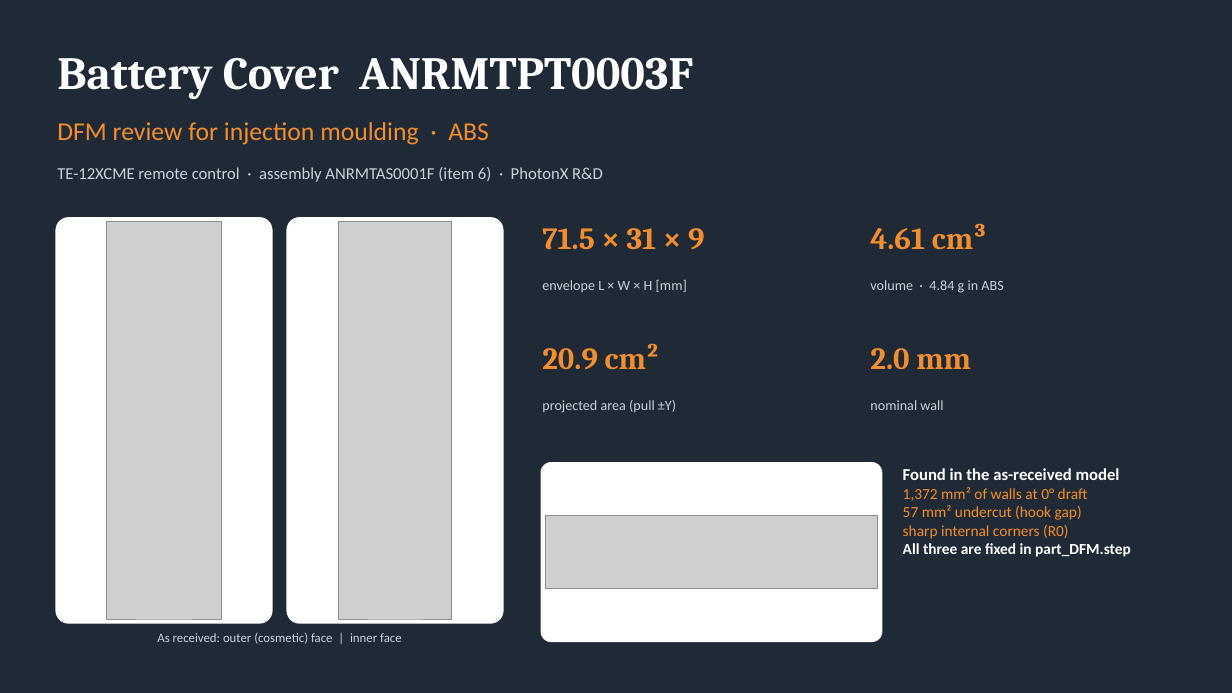
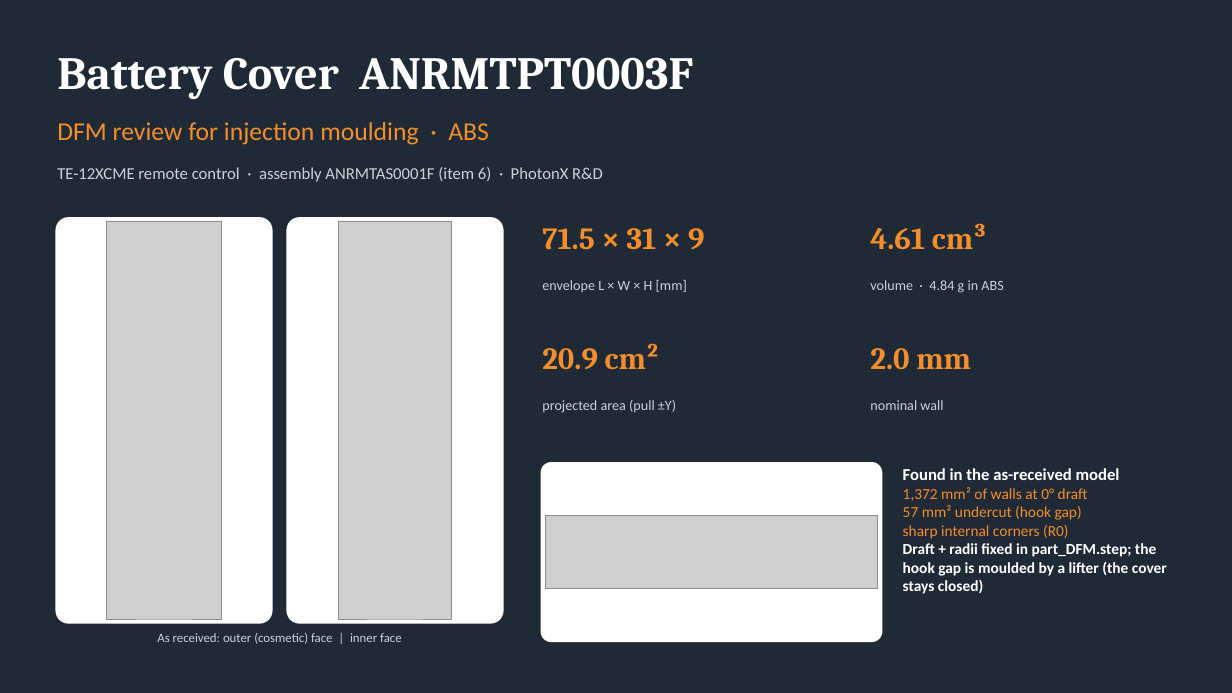
Before and after one commit to moatazmostafaeleraky-eng/Moataz-engineering, a slide deck: slide 1 of output/DFM.pptx. Drawn at 1232x693 pixels with LibreOffice and Linux fonts; fonts in the diff are those of the drawing; grey boxes stand for pictures. Boxes give left, top, right and bottom in pixels: in the first picture for what was removed or moved away, otherwise in the second. Text is boxed around its words. In the diff, an @@ line names an element or a change of style, - is before the commit and + after.

```diff
--- a/output/DFM.pptx
+++ b/output/DFM.pptx
@@ text at bbox=[903, 543, 1167, 594]: text changed @@
-All three are fixed in part_DFM.step
+Draft + radii fixed in part_DFM.step; the hook gap is moulded by a lifter (the cover stays closed)
```
Also in this commit, not shown: 10 other slides changed, 17 other files.
